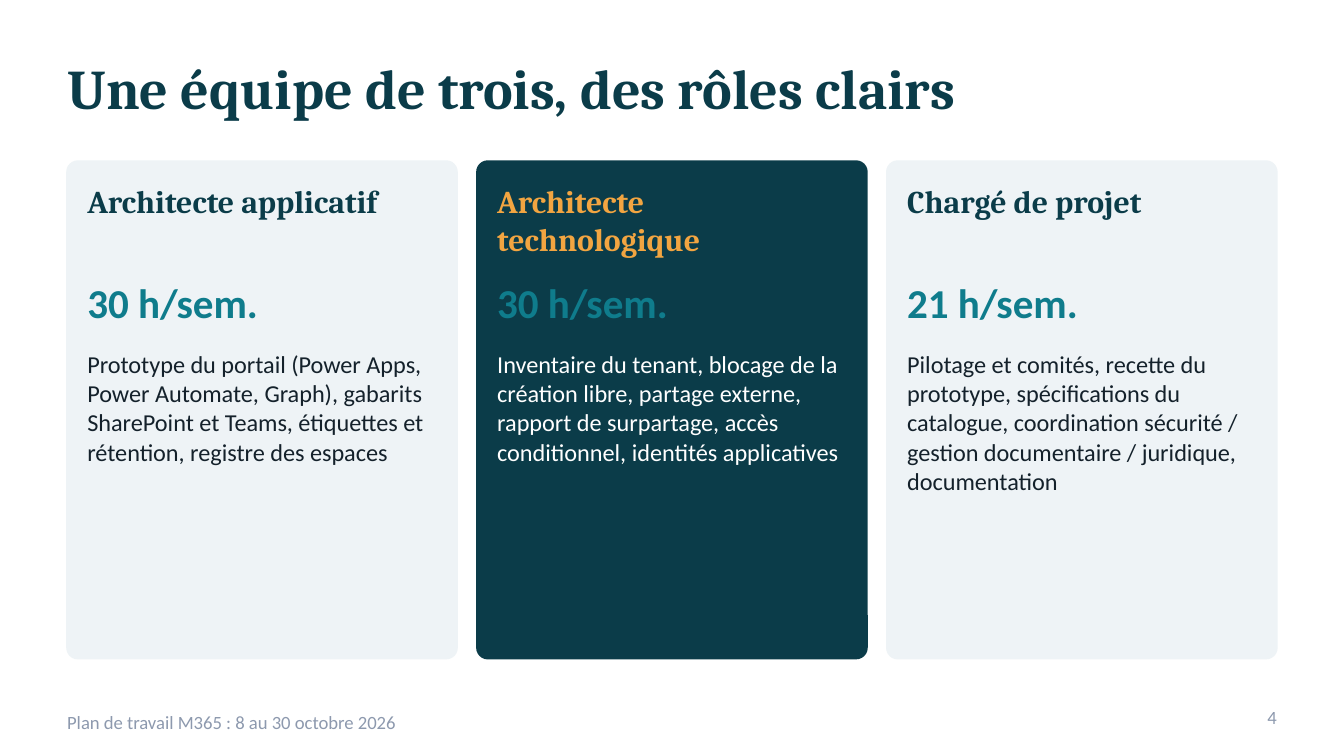
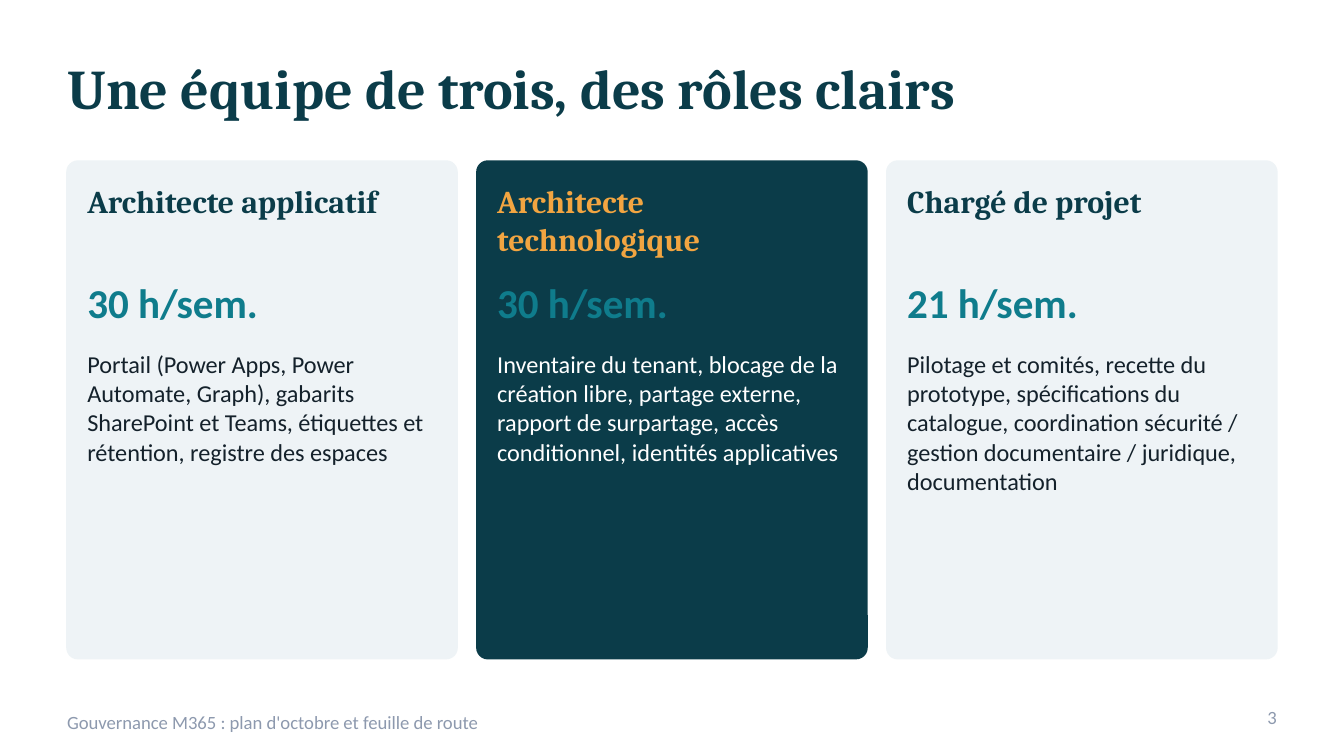
Before and after one commit to SEMTech42/DEV_Copilot, a slide deck: slide 3 of Presentation-Plan-Octobre-M365.pptx (slide 4 before the commit). Drawn at 1344x756 pixels with LibreOffice and Linux fonts; fonts in the diff are those of the drawing. Boxes give left, top, right and bottom in pixels: in the first picture for what was removed or moved away, otherwise in the second. Text is boxed around its words. In the diff, an @@ line names an element or a change of style, - is before the commit and + after.

```diff
--- a/Presentation-Plan-Octobre-M365.pptx
+++ b/Presentation-Plan-Octobre-M365.pptx
@@ text at box(87, 355, 423, 465): text changed @@
-Prototype du portail (Power Apps, Power Automate, Graph), gabarits SharePoint et Teams, étiquettes et rétention, registre des espaces
+Portail (Power Apps, Power Automate, Graph), gabarits SharePoint et Teams, étiquettes et rétention, registre des espaces
@@ text at box(67, 716, 478, 732): text changed @@
-Plan de travail M365 : 8 au 30 octobre 2026
+Gouvernance M365 : plan d'octobre et feuille de route
@@ page number at box(1267, 712, 1276, 724): text changed @@
-4
+3
```
Also in this commit, not shown: 8 other slides changed, 3 slides added, 3 slides removed, 1 other file.
